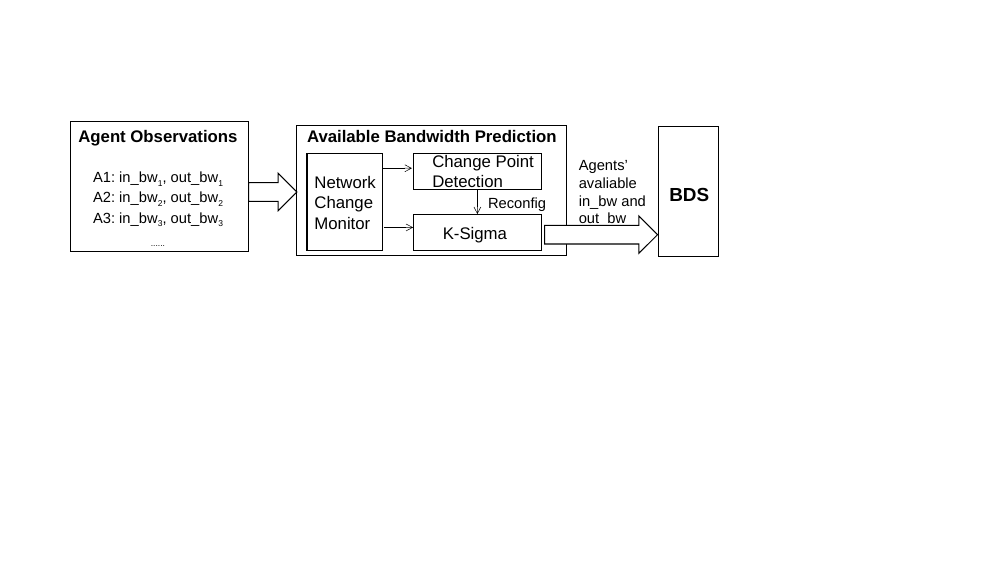
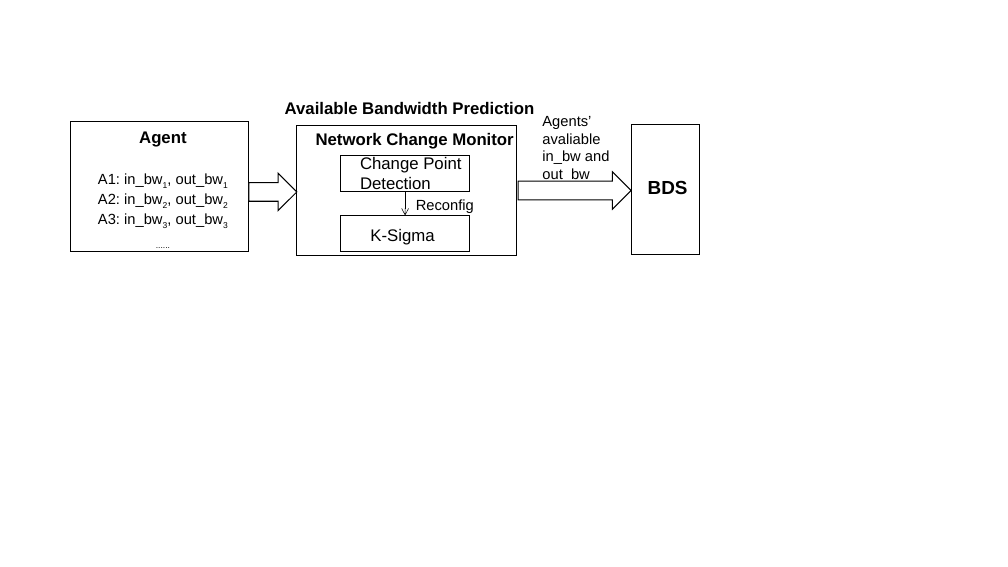
Before and after one commit to zycsmile/BDS, a slide deck: slide 1 of 非eps/bds+.pptx. Drawn at 1008x567 pixels with LibreOffice and Linux fonts; fonts in the diff are those of the drawing. Boxes give left, top, right and bottom in pixels: in the first picture for what was removed or moved away, otherwise in the second. Text is boxed around its words. In the diff, an @@ line names an element or a change of style, - is before the commit and + after.

```diff
--- a/非eps/bds+.pptx
+++ b/非eps/bds+.pptx
@@ text "Available Bandwidth Prediction": place and size @@
-text "Available Bandwidth Prediction" at <box>307,130,557,142</box>
+text "Available Bandwidth Prediction" at <box>285,102,534,114</box>
@@ text "Agents’": place and size @@
-text "Agents’" at <box>579,160,646,226</box>
+text "Agents’" at <box>542,116,610,182</box>
@@ text "Agent": place and size @@
-text "Agent" at <box>78,130,237,226</box>
+text "Agent" at <box>98,131,223,227</box>
@@ text at <box>139,131,186,147</box>: text changed @@
-Agent Observations
+Agent
@@ rectangle: place and size @@
-rectangle at <box>297,126,567,256</box>
+rectangle at <box>297,126,516,256</box>
@@ text "Network Change Monitor": place and size @@
-text "Network Change Monitor" at <box>314,176,375,229</box>
+text "Network Change Monitor" at <box>316,133,513,149</box>
@@ text "Network Change Monitor" at <box>316,133,513,149</box>: bold on @@
@@ rectangle: place and size @@
-rectangle at <box>659,127,718,257</box>
+rectangle at <box>631,125,699,255</box>
@@ rectangle removed at <box>307,154,383,250</box> @@
@@ arrow removed from (383, 169) to (412, 169) @@
@@ down arrow: place and size @@
-down arrow at <box>544,216,657,253</box>
+down arrow at <box>518,172,631,209</box>
@@ text "BDS": place and size @@
-text "BDS" at <box>669,187,709,202</box>
+text "BDS" at <box>648,180,688,194</box>
@@ arrow moved from (477, 190) - (477, 214) to (405, 191) - (405, 216) @@
@@ 3 texts, 2 rectangles: place and size @@
-3 texts, 2 rectangles at <box>414,153,546,250</box>
+3 texts, 2 rectangles at <box>341,155,474,252</box>
@@ arrow removed from (384, 228) to (414, 228) @@
```
Also in this commit, not shown: 2 other files.
